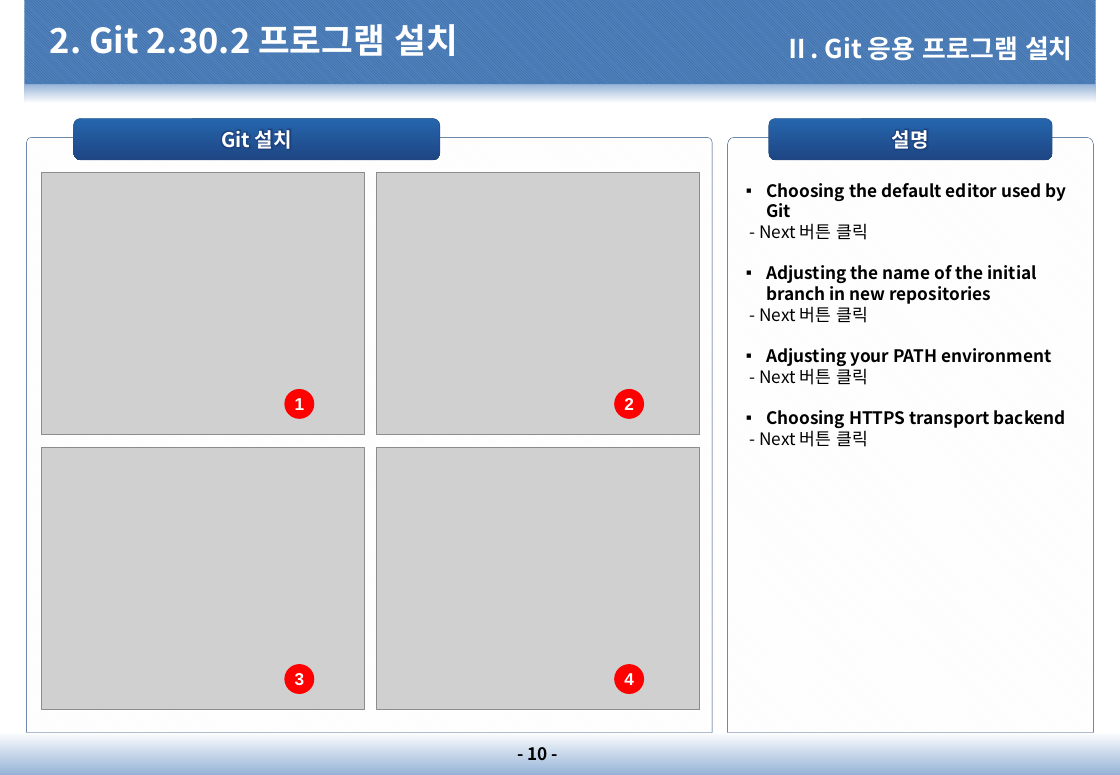
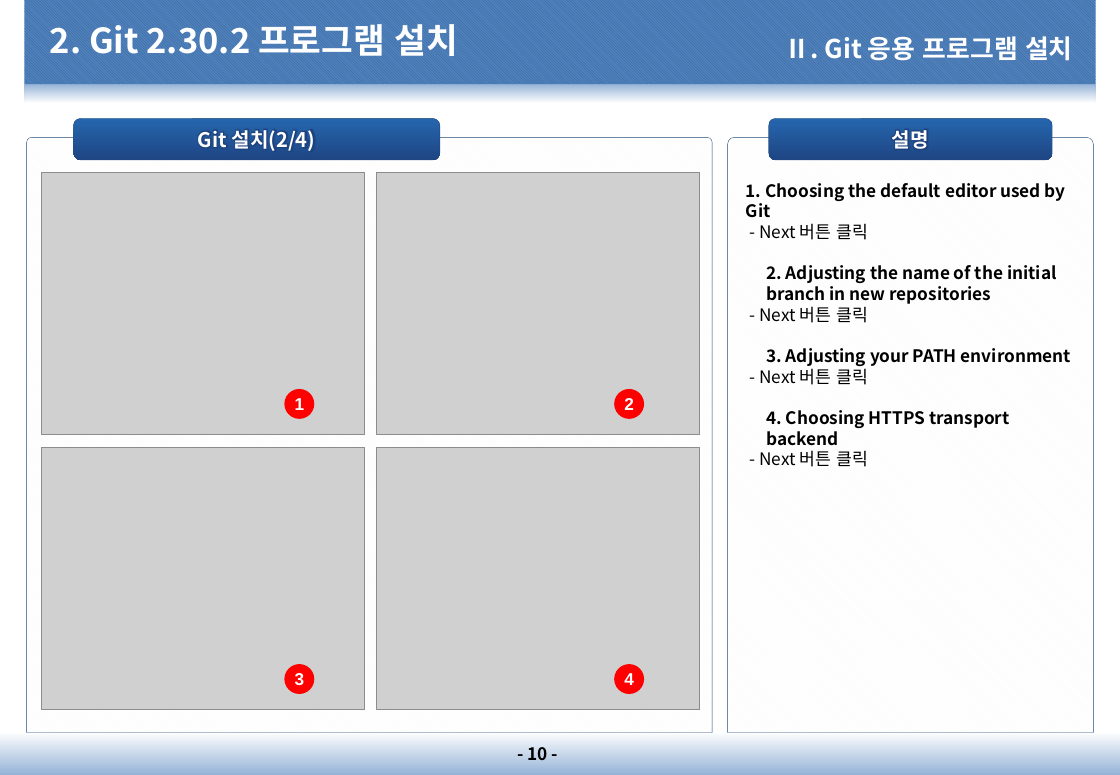
Before and after one commit to dims1111/ESM, a slide deck: slide 10 of document/10.프로젝트 관리(PM)/PM-1200.소프트웨어/PM-1210.GitHub 설명서/PM-1210.GitHub 설명서_20210201_v1.0.pptx. Drawn at 1120x775 pixels with LibreOffice and Linux fonts; fonts in the diff are those of the drawing; grey boxes stand for pictures; background and template pictures are left out. Boxes give left, top, right and bottom in pixels: in the first picture for what was removed or moved away, otherwise in the second. Text is boxed around its words. In the diff, an @@ line names an element or a change of style, - is before the commit and + after.

```diff
--- a/document/10.프로젝트 관리(PM)/PM-1200.소프트웨어/PM-1210.GitHub 설명서/PM-1210.GitHub 설명서_20210201_v1.0.pptx
+++ b/document/10.프로젝트 관리(PM)/PM-1200.소프트웨어/PM-1210.GitHub 설명서/PM-1210.GitHub 설명서_20210201_v1.0.pptx
@@ text in rounded rectangle at [198, 130, 316, 151]: text changed @@
-Git 설치
+Git 설치(2/4)
@@ text in round same rect at [746, 183, 1066, 217]: text changed @@
-▪ Choosing the default editor used by Git
+1. Choosing the default editor used by Git
@@ text in round same rect at [766, 265, 1057, 304]: text changed @@
-▪ Adjusting the name of the initial branch in new repositories
+2. Adjusting the name of the initial branch in new repositories
@@ text in round same rect at [766, 348, 1071, 366]: text changed @@
-▪ Adjusting your PATH environment
+3. Adjusting your PATH environment
@@ text in round same rect at [766, 410, 1010, 446]: text changed @@
-▪ Choosing HTTPS transport backend
+4. Choosing HTTPS transport backend
```
Also in this commit, not shown: 13 other slides changed, 2 other files.
